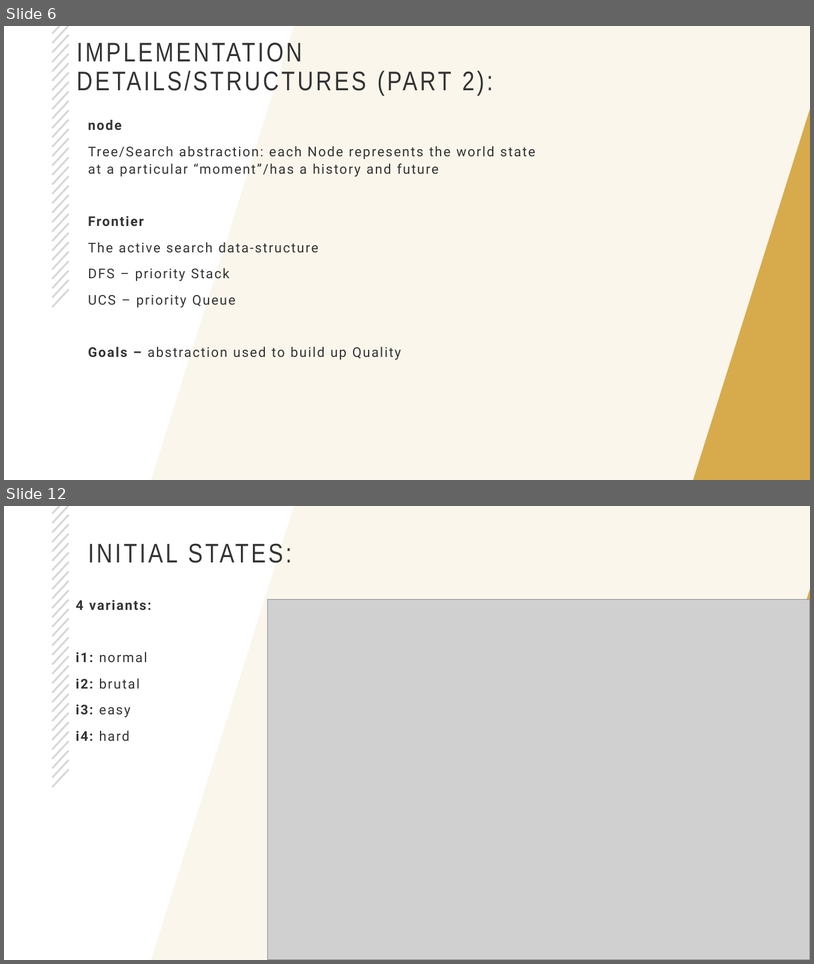
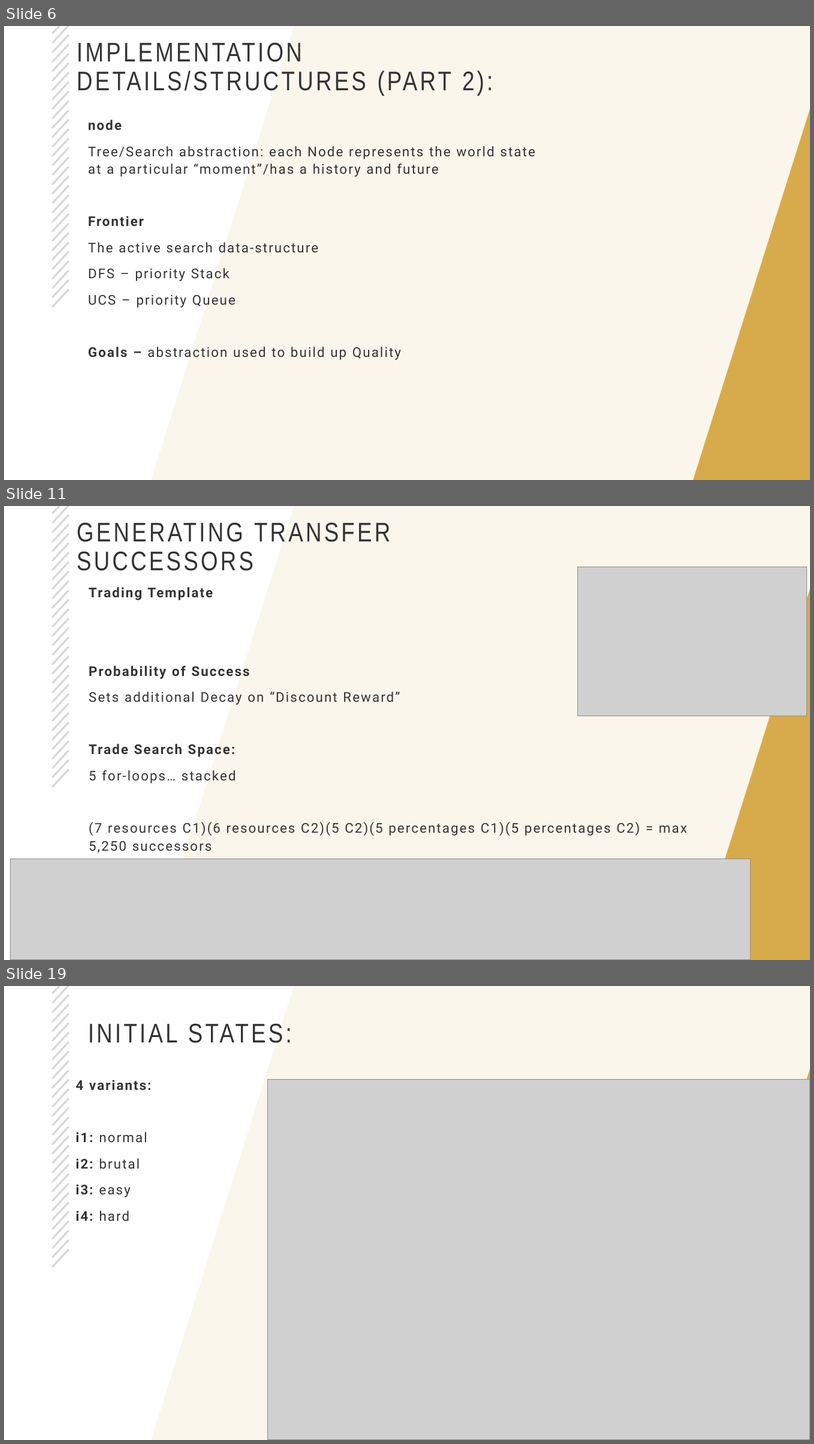
Before and after one commit to rich-java-dev/world-trade-ai-part1, a slide deck: CS5260-part1.pptx. Shown one above the other, each under a label of ours: slides 6 and 12 before the commit, slides 6, 11 and 19 after it; the slides between them are not shown. The pictures are 814x964 and 814x1444 pixels, drawn with LibreOffice and Linux fonts; fonts in the diff are those of the drawing; grey boxes stand for pictures; background and template pictures are left out. Boxes give left, top, right and bottom in pixels: in the first picture for what was removed or moved away, otherwise in the second. Text is boxed around its words. In the diff, an @@ line names an element or a change of style, - is before the commit and + after.

```diff
--- a/CS5260-part1.pptx
+++ b/CS5260-part1.pptx
@@ slide 11 added at [4, 506, 810, 960], background #FFFFFF; not listed: 32 template elements that a slide beside it also shows @@
@@ title added at [77, 522, 390, 571], 32 pt, text #333333 @@
+GENERATING TRANSFER SUCCESSORS
@@ picture added at [578, 567, 807, 716] @@
@@ text added at [89, 587, 687, 852], 16 pt, text #333333 @@
+Trading Template
+Probability of Success
+Sets additional Decay on “Discount Reward”
+Trade Search Space:
+5 for-loops… stacked
+(7 resources C1)(6 resources C2)(5 C2)(5 percentages C1)(5 percentages C2) = max 5,250 successors
@@ picture added at [11, 859, 751, 960] @@
@@ what was slide 12 is now slide 19 @@
```
Also in this commit, not shown: 3 slides changed, 15 other slides added, 5 slides removed, 15 other files.
